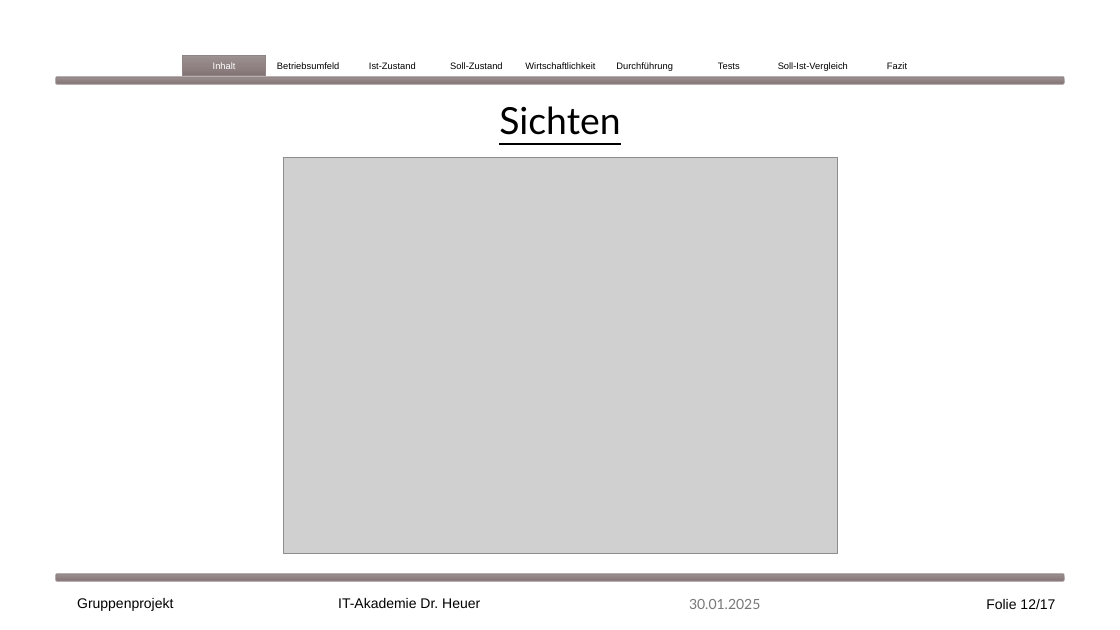
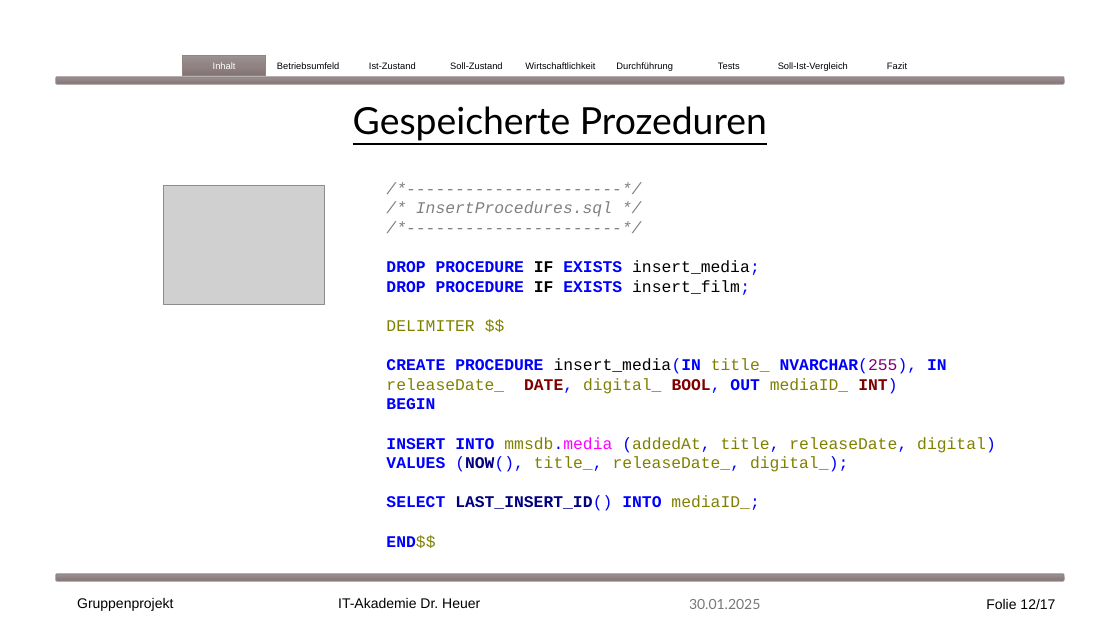
Before and after one commit to EkaterinaShmeleva/MediaManagementSystem, a slide deck: slide 12 of Medienverwaltungsdatenbank Gruppe1.pptx. Drawn at 1120x630 pixels with LibreOffice and Linux fonts; fonts in the diff are those of the drawing; grey boxes stand for pictures. Boxes give left, top, right and bottom in pixels: in the first picture for what was removed or moved away, otherwise in the second. Text is boxed around its words. In the diff, an @@ line names an element or a change of style, - is before the commit and + after.

Commit message:
Folien Sichten, Prozeduren
Folien Sichten, Prozeduren geändert, Entwicklungsmöglichkeiten ergänzt

```diff
--- a/Medienverwaltungsdatenbank Gruppe1.pptx
+++ b/Medienverwaltungsdatenbank Gruppe1.pptx
@@ text at box(353, 106, 767, 141): text changed @@
-Sichten
+Gespeicherte Prozeduren
@@ picture removed at box(284, 157, 839, 553) @@
@@ picture added at box(164, 186, 324, 305) @@
@@ text added at box(386, 201, 996, 548), 14 pt, text #0000FF @@
+/*----------------------*/
+/* InsertProcedures.sql */
+/*----------------------*/
+DROP PROCEDURE IF EXISTS insert_media;
+DROP PROCEDURE IF EXISTS insert_film;
+DELIMITER $$
+CREATE PROCEDURE insert_media(IN title_ NVARCHAR(255), IN releaseDate_ DATE, digital_ BOOL, OUT mediaID_ INT)
+BEGIN
+INSERT INTO mmsdb.media (addedAt, title, releaseDate, digital)
+VALUES (NOW(), title_, releaseDate_, digital_);
+SELECT LAST_INSERT_ID() INTO mediaID_;
+END$$
```
Also in this commit, not shown: 4 other slides changed, 1 other file.
